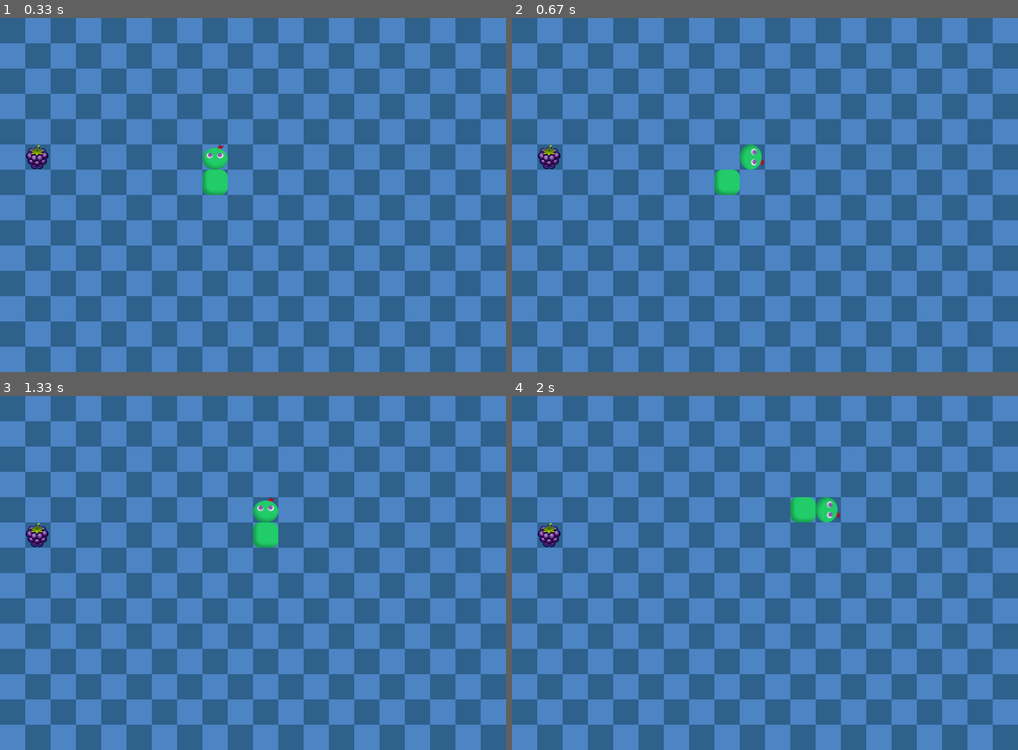
Above: before the commit, frames 1-4 (two rows, left to right).
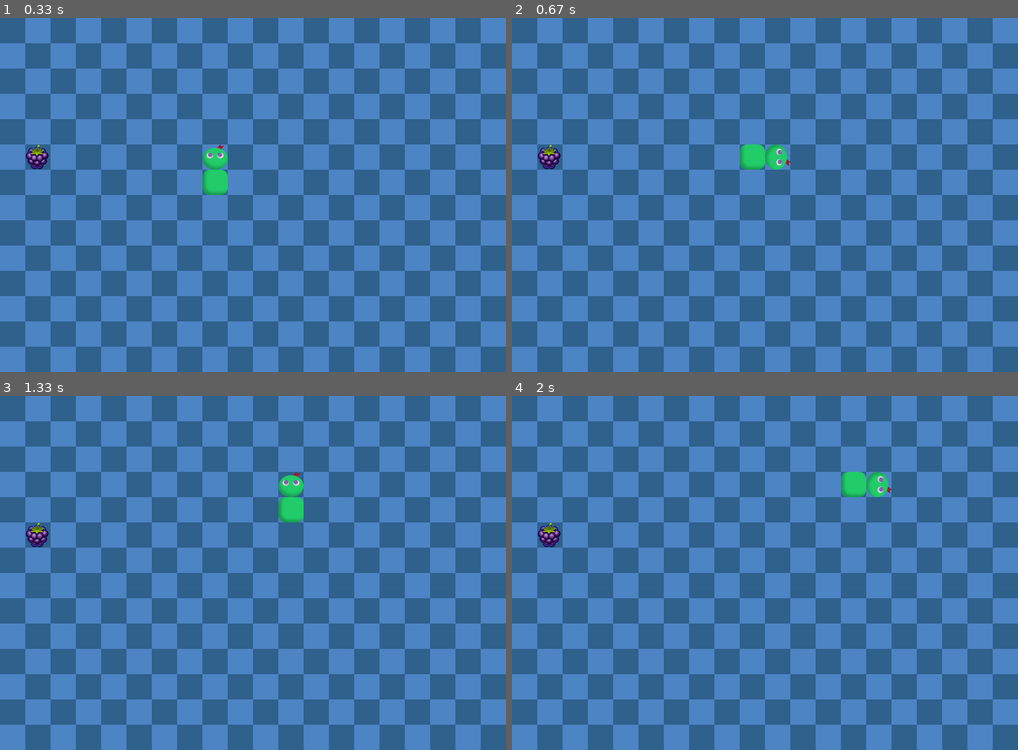
Above: after the commit, the same moments.

Repository: marseldev-bit/Projects
Game: pygame game, started from snake/snakeGame.py
Same seed, same stepped clock (60 frames per second), same inputs: the game is played once before the commit and once after it.
Inputs:
- Up to frame 1 (0.33 s): no input
- Up to frame 2 (0.67 s): hold Right from 0.33 s (still down)
- Up to frame 3 (1.33 s): release Right at 0.8 s; hold Up 0.83-1.27 s; hold Right from 1.3 s (still down)
- Up to frame 4 (2 s): release Right at 1.8 s

Frame 1 is identical in both runs. In frame 2, 0.8% of the frame differs, in the area x 40-55%, y 35-50%; in frame 3, 1.2%; in frame 4, 1.2%, in the area x 55-75%, y 21-36%.

Commit message:
Snake 1.1

Diff:
--- a/snake/snakeGame.py
+++ b/snake/snakeGame.py
@@ -117,7 +117,7 @@
 
     if symbol == '':
         temp = 'u'
-        headTop = 360
+        headTop = 300
         headLeft = 480
     else:
         temp = symbol
@@ -140,21 +140,22 @@
         body.add(Body(screen))
         berry.isBerry = False
 
-    currentTop = 0
-    currentLeft = 0
-    countSprite = 0
-    for sprite in body:
-        if head.headRect.left == sprite.bodyRect.left and head.headRect.top == sprite.bodyRect.top: sys.exit()
-        top = currentTop
-        left = currentLeft
-        currentTop = sprite.bodyRect.top
-        currentLeft = sprite.bodyRect.left
+    if symbol:
+        currentTop = 0
+        currentLeft = 0
+        countSprite = 0
+        for sprite in body:
+            if head.headRect.left == sprite.bodyRect.left and head.headRect.top == sprite.bodyRect.top: sys.exit()
+            top = currentTop
+            left = currentLeft
+            currentTop = sprite.bodyRect.top
+            currentLeft = sprite.bodyRect.left
 
-        if countSprite == 0:
-            moveBody(sprite.bodyRect, headTop, headLeft)
-        else:
-            moveBody(sprite.bodyRect, top, left)
-        countSprite += 1
+            if countSprite == 0:
+                moveBody(sprite.bodyRect, headTop, headLeft)
+            else:
+                moveBody(sprite.bodyRect, top, left)
+            countSprite += 1
 
     show(screen, map, mapRect, head, body, berry, berry.isBerry)
-    time.tick(3)
+    time.tick(5)
